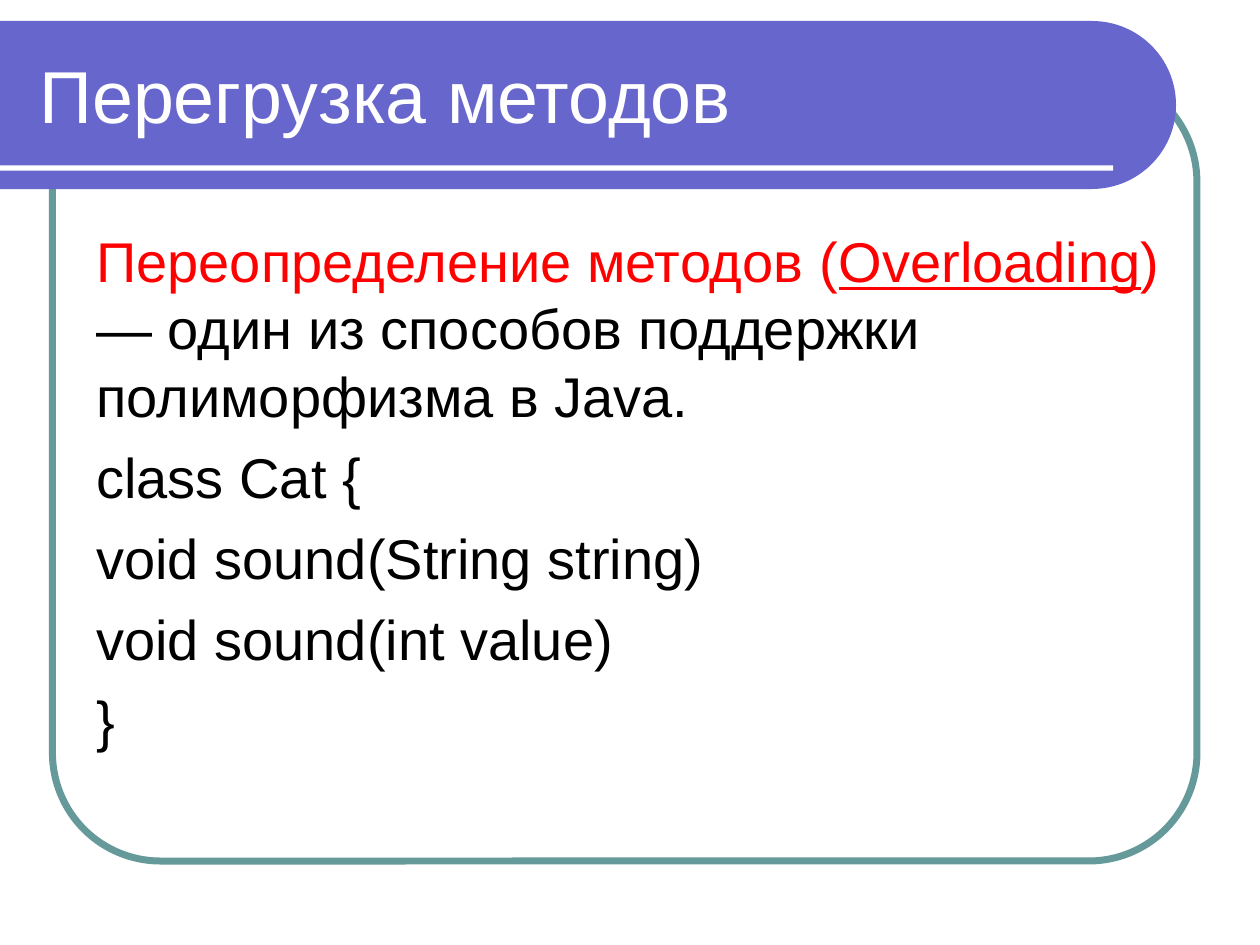
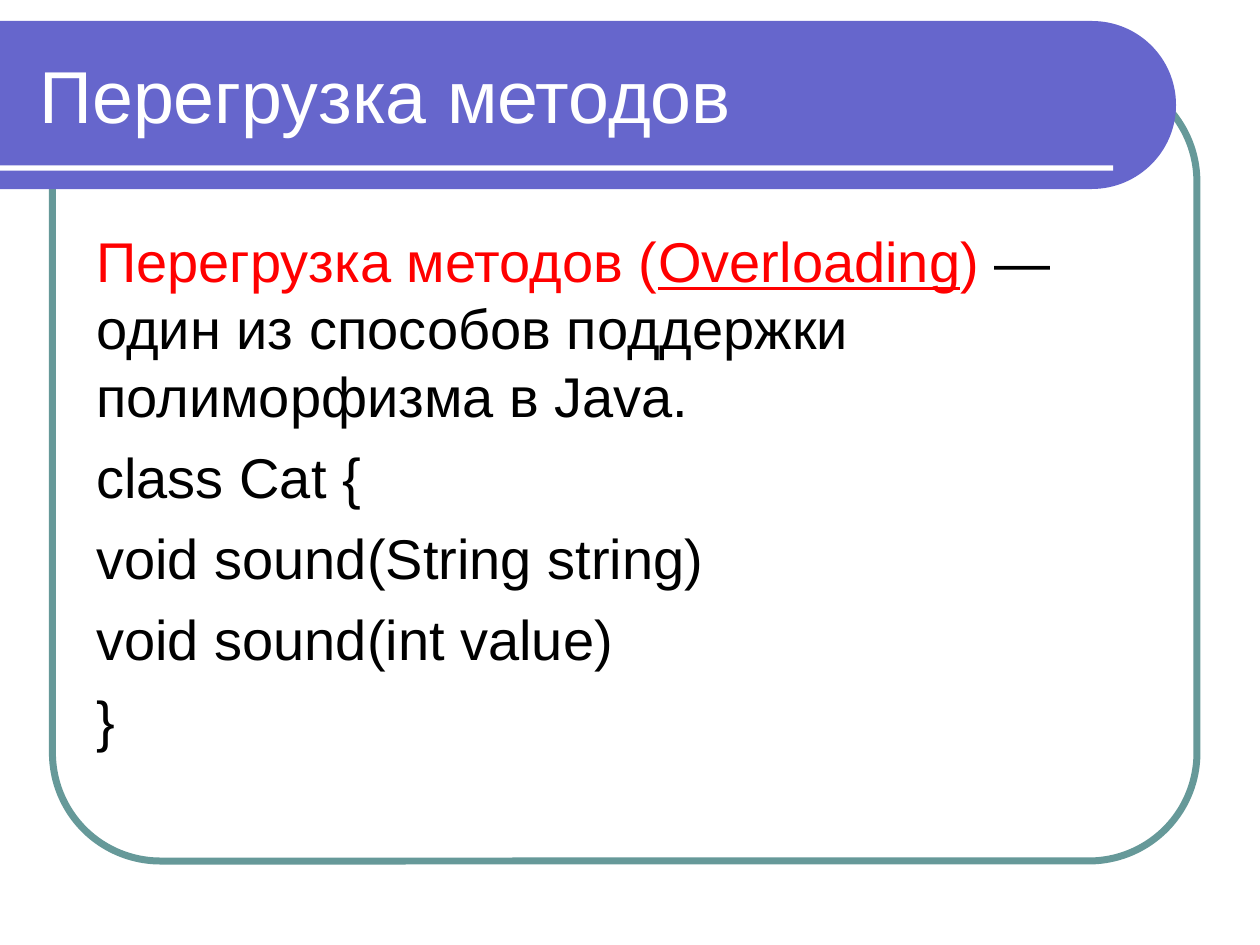
Before and after one commit to maxchv/JavaLessons, a slide deck: slide 20 of Lesson05/Modul 7 OOP chast 3 polimorfizm.ppt. Drawn at 1260x945 pixels with LibreOffice and Linux fonts; fonts in the diff are those of the drawing. Boxes give left, top, right and bottom in pixels: in the first picture for what was removed or moved away, otherwise in the second. Text is boxed around its words. In the diff, an @@ line names an element or a change of style, - is before the commit and + after.

```diff
--- a/Lesson05/Modul 7 OOP chast 3 polimorfizm.ppt
+++ b/Lesson05/Modul 7 OOP chast 3 polimorfizm.ppt
@@ text at (96,241,979,427): text changed @@
-Переопределение методов (Overloading) — один из способов поддержки полиморфизма в Java.
+Перегрузка методов (Overloading) — один из способов поддержки полиморфизма в Java.
```
Also in this commit, not shown: 14 other files.
